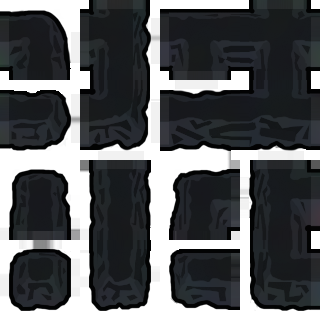
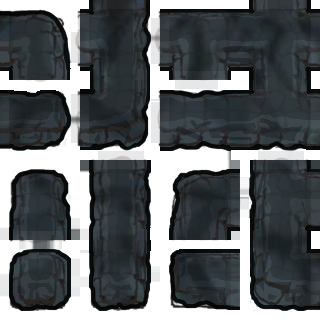
Before/after of a w=320, h=320 layered artwork. What changed in the layer stack:
added layer "Layer 5 copy" above "Layer 4" over (0, 0, 320, 311)
added layer "Layer 4" (lighten) above "Layer 2" over (0, 0, 320, 311)
"Layer 1": opacity 32% → 43% over (0, 0, 320, 311)
